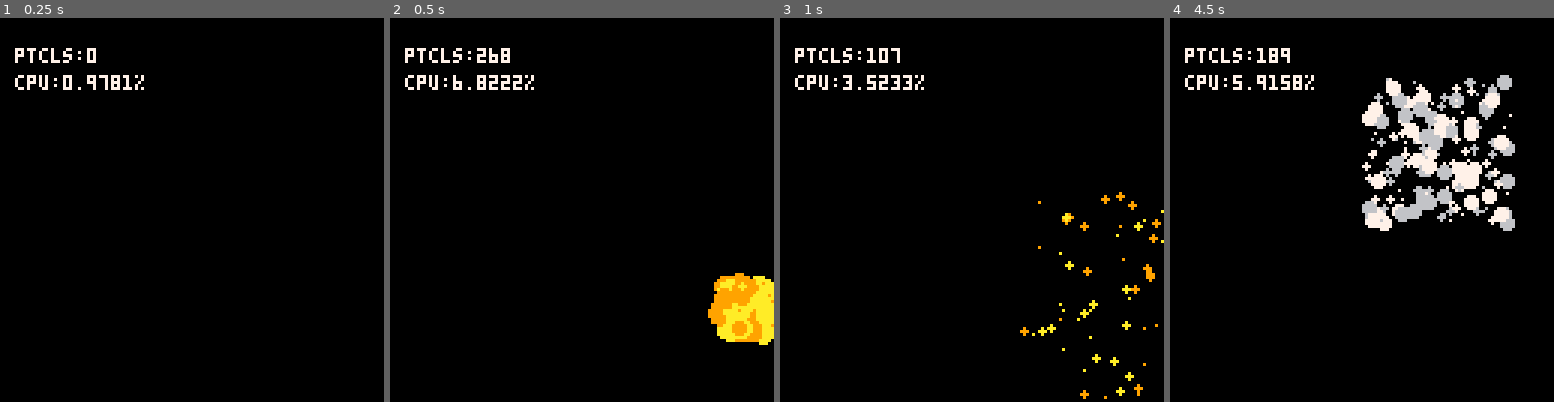
Above: before the commit, frames 1-4 (left to right).
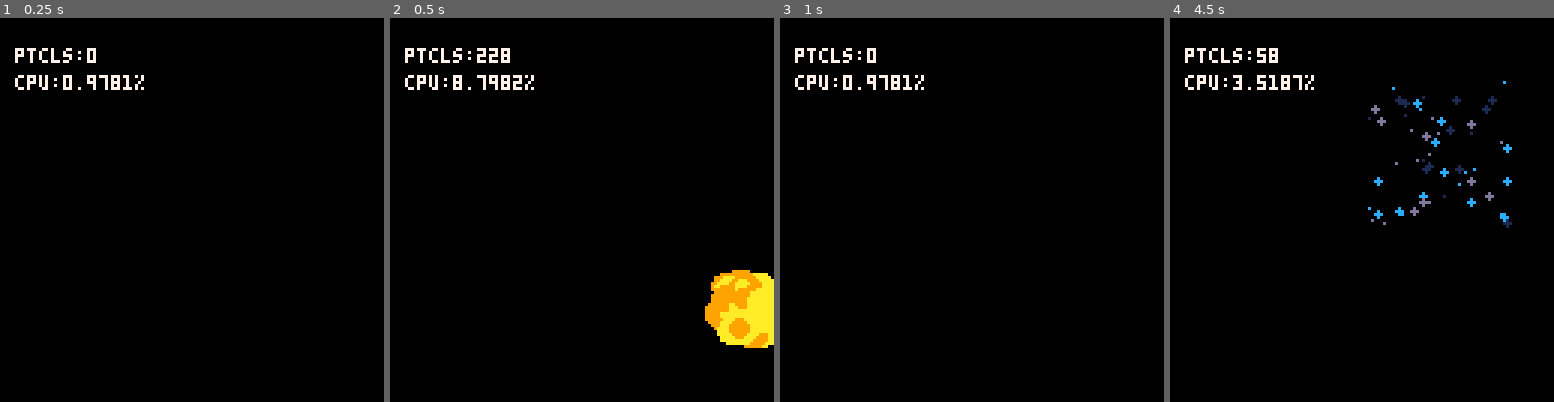
Above: after the commit, the same moments.

Repository: WIIASD/pico-8_particle-simulation
Game: PICO-8 cartridge particle.p8
The game is run twice, just before and just after one commit, with the same random seed, the same clock (stepped at 60 frames per second) and the same inputs.
Inputs:
- Up to frame 1 (0.25 s): no input
- Up to frame 2 (0.5 s): tap X (X key) at 0.33 s
- Up to frame 3 (1 s): tap O (Z key) at 0.7 s
- Up to frame 4 (4.5 s): tap X (X key) at 1.07, 1.85, 2.97, 4.08 s; tap O (Z key) every 0.4 s from 1.7 to 4.1 s

Frame 1 is identical in both runs. In frame 2, 1.3% of the frame differs, in the area x 17-100%, y 7-86%; in frame 3, 1.3%; in frame 4, 7.4%, in the area x 16-90%, y 7-56%.

Commit message:
Added custom palette

Diff:
--- a/particle.p8
+++ b/particle.p8
@@ -7,11 +7,25 @@
 p_x=64
 p_y=64
 p_num=300 --# of each explosion
-p_r=5	--radius
+p_r=8	--radius
 p_vx=2
 p_vy=2
-p_life=1	--life time
-p_plt=1	--palete using (1-5)
+p_life=0.5	--life time
+plt_num=1	--palete using (1-5)
+
+--palette of explosion
+--randomly pick an color
+--from every subtables
+plt={{9,10},
+					{8,9,10},
+					{2,8},
+					{2,8,14},
+					{6,7},
+					{5,6,7},
+					{1,12},
+					{1,12,13},
+					{3,11},
+					{3,11,12}}
 
 function _init()
 end
@@ -27,12 +41,12 @@
 		end
 		explode(x,y,p_vx,p_vy,
 										p_r,p_life,
-										p_num,p_plt)
+										p_num,plt_num)
 	end
 	if btnp(4) then
-		p_plt+=1
-		if p_plt>5 then
-			p_plt=1
+		plt_num+=1
+		if plt_num>#plt then
+			plt_num=1
 		end
 	end
 end
@@ -46,12 +60,12 @@
 	clr=7
 	if cpu>0.333 then clr=9 end
 	if cpu>0.666 then clr=8	end
-	print("cpu:"..
-							(cpu*100).."%",
+	print("cpu:"..(cpu*100).."%",
 							5,19,clr)
 end
 -->8
 sparks={}
+
 
 function sparks_add()
 	add(sparks,{
@@ -84,21 +98,12 @@
 		circfill(s.x,s.y,s.r,s.clr)
 	end
 end
-
-function sparks_plt(plt)
-	if plt==1 then return {9,10} end
-	if plt==2 then return {2,8} end
-	if plt==3 then return {6,7} end
-	if plt==4 then return {1,12} end
-	if plt==5 then return {3,11} end
-
-end
 -->8
 function explode(x,y,
 																	vx,vy,
 																	r,life,
-																	num,plt)
-	clr=sparks_plt(plt)
+																	num,plt_num)
+	clr=plt[plt_num]
 	for i=1,num do
 		sparks_add()
 	end
Not shown, changed: particle.p8.png
